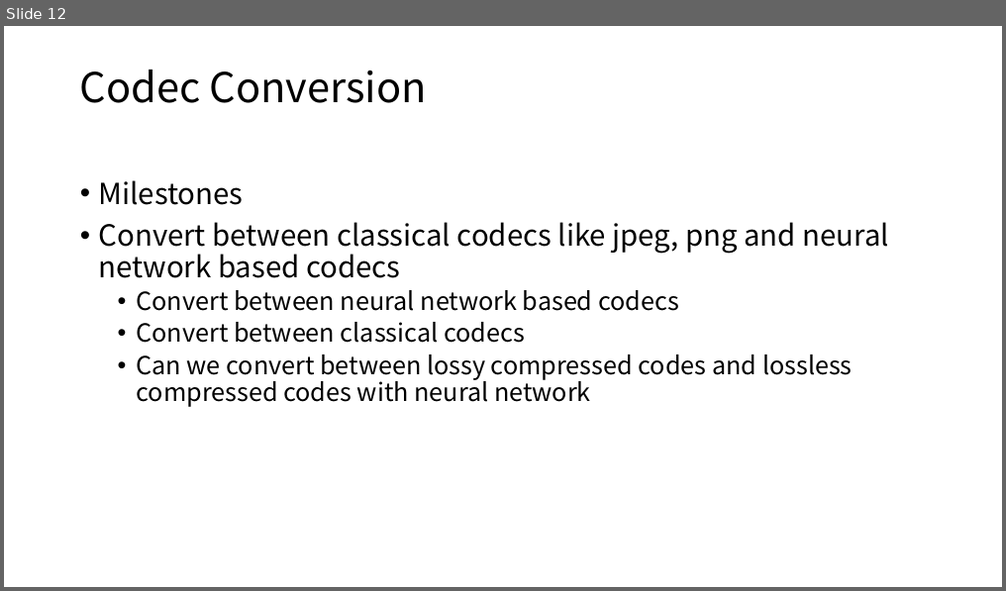
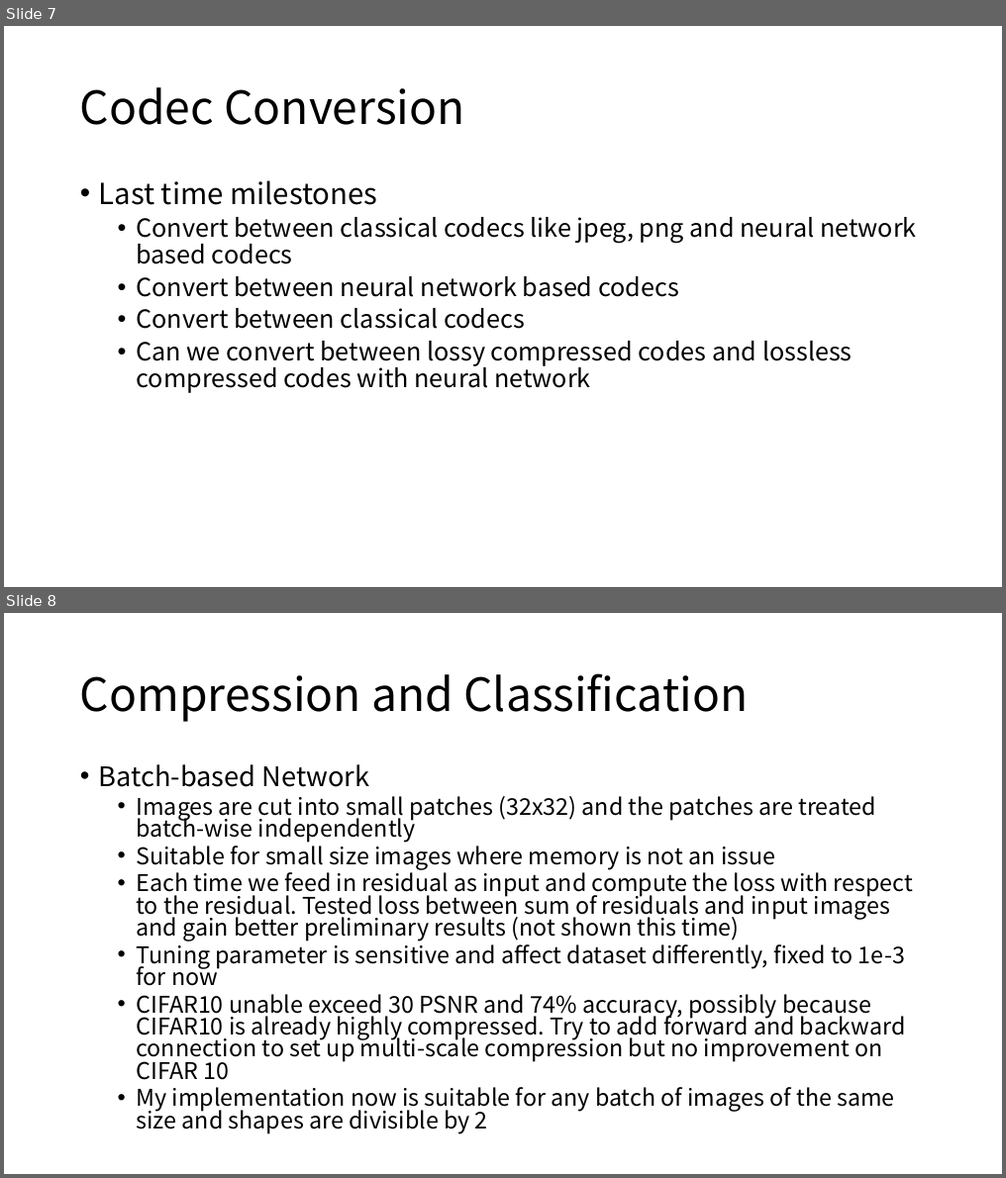
Before and after one commit to diaoenmao/Research, a slide deck: doc/Report/ongoing.pptx. Shown one above the other, each under a label of ours: slide 12 before the commit, slides 7 and 8 after it. The pictures are 1006x591 and 1006x1178 pixels, drawn with LibreOffice and Linux fonts; fonts in the diff are those of the drawing. Boxes give left, top, right and bottom in pixels: in the first picture for what was removed or moved away, otherwise in the second. Text is boxed around its words. In the diff, an @@ line names an element or a change of style, - is before the commit and + after.

```diff
--- a/doc/Report/ongoing.pptx
+++ b/doc/Report/ongoing.pptx
@@ slide 8 added at (4,613,1002,1174), background #FFFFFF @@
@@ title added at (80,673,747,722), 44 pt, text #000000 @@
+Compression and Classification
@@ text added at (99,764,913,1135), 22.2 pt, text #000000 @@
+• Batch-based Network
+  • Images are cut into small patches (32x32) and the patches are treated batch-wise independently
+  • Suitable for small size images where memory is not an issue
+  • Each time we feed in residual as input and compute the loss with respect to the residual. Tested loss between sum of residuals and input images and gain better preliminary results (not shown this time)
+  • Tuning parameter is sensitive and affect dataset differently, fixed to 1e-3 for now
+  • CIFAR10 unable exceed 30 PSNR and 74% accuracy, possibly because CIFAR10 is already highly compressed. Try to add forward and backward connection to set up multi-scale compression but no improvement on CIFAR 10
+  • My implementation now is suitable for any batch of images of the same size and shapes are divisible by 2
@@ what was slide 12 is now slide 7 @@
@@ slide 7 changed as well @@
@@ title "Codec Conversion": place and size @@
-title "Codec Conversion" at (80,70,427,103)
+title "Codec Conversion" at (80,87,464,125)
@@ title "Codec Conversion" at (80,87,464,125): size 39.6 to 44 pt @@
@@ text at (99,180,377,205): text changed @@
-• Milestones
+• Last time milestones
@@ text at (137,217,917,265): size 28 to 24 pt in "Convert between classical codecs like jpeg, png ..."; list level 1 to 2 in "Convert between classical codecs like ..." @@
```
Also in this commit, not shown: 10 other slides changed, 11 other slides added, 1 slide removed.
